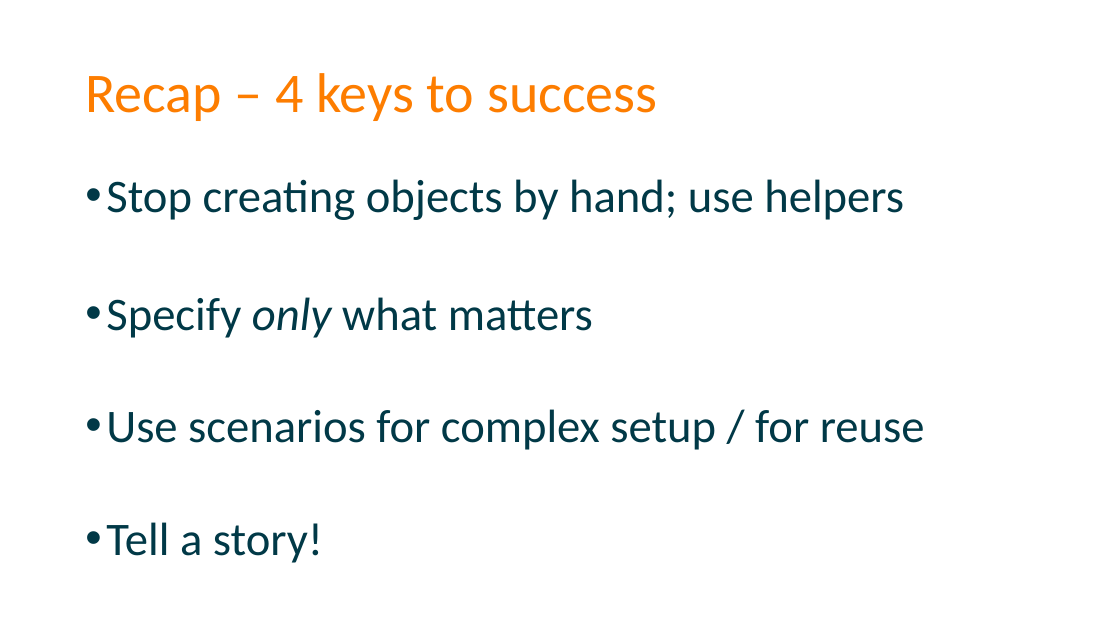
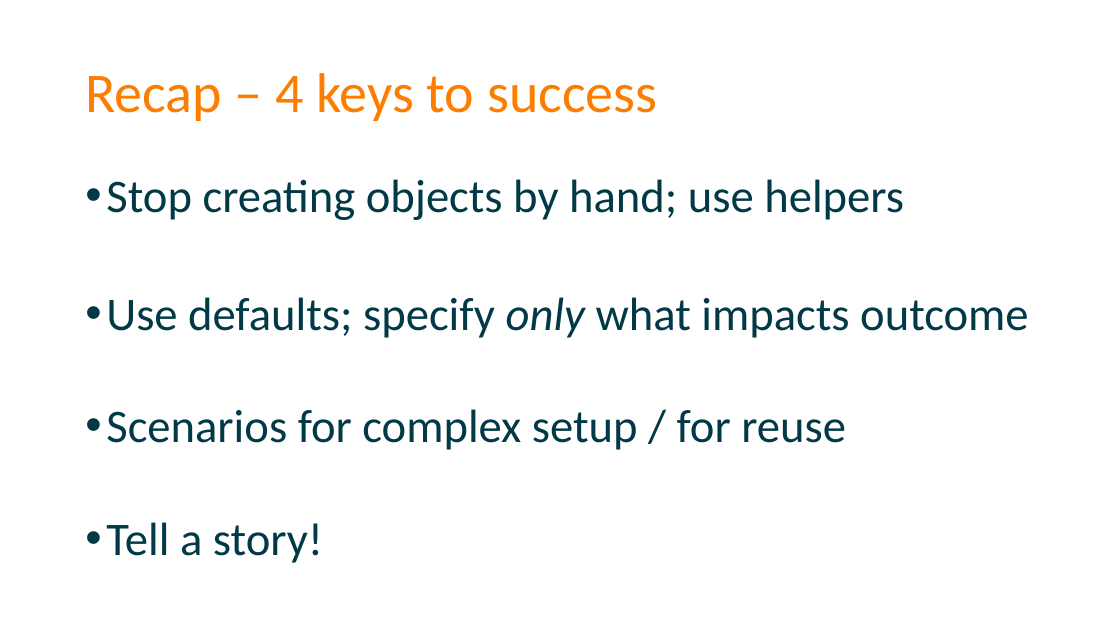
Before and after one commit to spetryjohnson/Talk-Patterns_of_Effective_Test_Setup, a slide deck: slide 72 of POETS - CodeMash 2017.pptx (slide 71 before the commit). Drawn at 1120x630 pixels with LibreOffice and Linux fonts; fonts in the diff are those of the drawing. Boxes give left, top, right and bottom in pixels: in the first picture for what was removed or moved away, otherwise in the second. Text is boxed around its words. In the diff, an @@ line names an element or a change of style, - is before the commit and + after.

```diff
--- a/POETS - CodeMash 2017.pptx
+++ b/POETS - CodeMash 2017.pptx
@@ text at (106,297,1028,450): text changed @@
-• Specify only what matters
-• Use scenarios for complex setup / for reuse
+• Use defaults; specify only what impacts outcome
+• Scenarios for complex setup / for reuse
```
Also in this commit, not shown: 5 other slides changed, 8 slides added, 3 slides removed, 1 other file.
